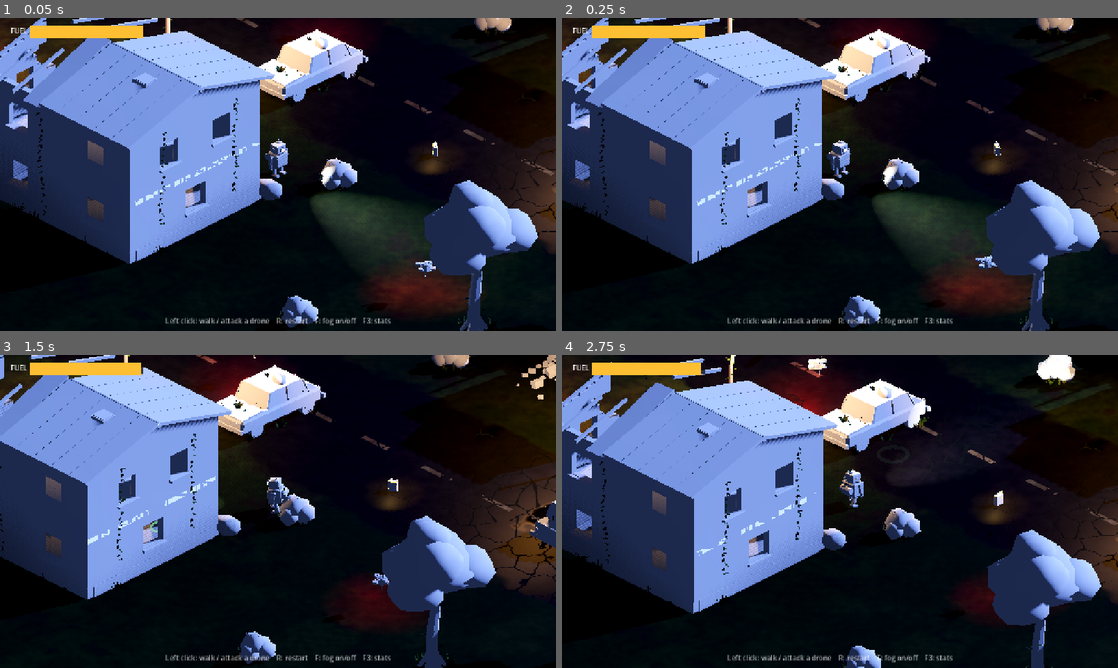
Above: before the commit, frames 1-4 (two rows, left to right).
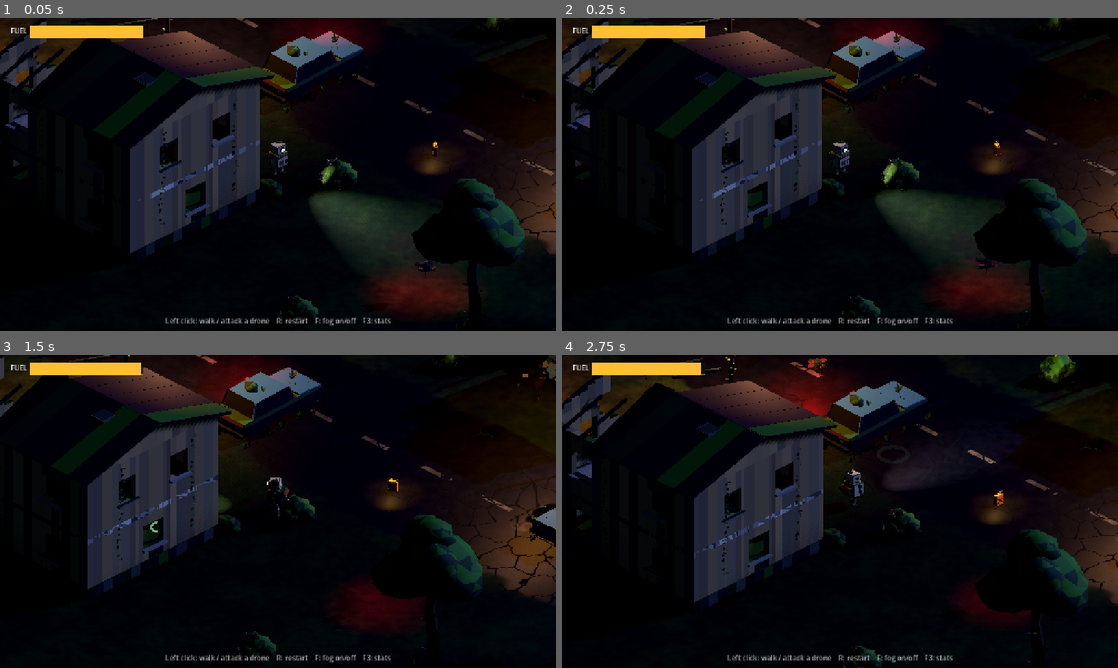
Above: after the commit, the same moments.

Repository: Oaken78/scavenger-3d
Game: Godot game, scene res://scenes/main.tscn
Same seed, same stepped clock (60 frames per second), same inputs: the game is played once before the commit and once after it.
Inputs (mouse positions are in pixels of both pictures, inside the frame that each line leads up to):
- Up to frame 1 (0.05 s): no input
- Up to frame 2 (0.25 s): no input
- Up to frame 3 (1.5 s): tap Enter at 0.5 s; move the mouse to (400, 495) at 0.52 s; hold F (toggle_fog) 0.53-1.25 s; click (400, 495) at 0.67 s; drag from (166, 527) to (250, 574) at 1.27 s
- Up to frame 4 (2.75 s): move the mouse to (895, 442) at 2.02 s; tap Alt at 2.1 s; click (895, 442) at 2.17 s

The runs differ from the first frame. In frame 1, 37% of the frame differs, in the area x 0-100%, y 0-100%; in frame 2, 38%; in frame 3, 34%; in frame 4, 38%.

Commit message:
art(scavenger-3d): T02 round 2, the A01 models in the 3D street
- Models: vertex colours shown (the imported sc_* materials had the flag off; a shared copy per material
  with vertex_color_use_as_albedo on). Glowing sc_emit_* parts cast no shadow (they enclose their lights).
- Lights hang on the models' anchor empties: robot "headlight" (follows the head), drone "eye_light",
  lamp and campfire "light"; the lamp_light_offset guess is gone. Stand-ins carry the same anchors.
- Props use rotation_degrees.y = rot (A01 and the 2D pre-renders); footprints are symmetric, so the
  sim's blocking is unchanged.
- Review fixes: the headlamp fade uses a writable surface material (no null on imported meshes);
  FPS readout = 1000 / average ms; the robot idles on tank_stable.
- Ground shader cuts a hole over the subway stairwell.
- Look round: moon 0.9 -> 0.65; the dead headlamp darkens.

Scenario changes (old -> new, why):
- boot.json: assert_node "Robot/Headlight" -> assert_prop headlight_on == true (the light now hangs on
  the model's head anchor, so its node path depends on the model; the property checks the same thing).
New: out_of_fuel_restart (fuel 0.5 -> outcome out_of_fuel, 0 errors, restart -> running, fuel > 99).
Unit test test_layout_rot_matches_sim_footprint_rotation -> test_layout_rot_covers_the_same_footprint_as_the_sim
(the rotation sign changed to the A01 convention; the test now checks what the sim needs, the footprint extents).

Tier 2 scoped (dirty, before this commit): VERIFY-SCOPED tier=2 result=PASS, tests=21 failures=0,
SMOKE boot/play_loop/perf_street/out_of_fuel_restart PASS errors=0.

Co-Authored-By: Claude Opus 5.5 <noreply@anthropic.com>

Diff:
--- a/scripts/flicker_light.gd
+++ b/scripts/flicker_light.gd
@@ -21,7 +21,8 @@
 var _t := 0.0
 var _stutter_left := 0.0
 var _rng := RandomNumberGenerator.new()
-var _glow_base := -1.0
+var _glow_base := 1.0
+var _glow_mat: StandardMaterial3D
 
 
 func _ready() -> void:
@@ -50,11 +51,10 @@
 func _dim_glow(f: float) -> void:
 	if glow_mesh == null:
 		return
-	var mat := glow_mesh.material_override as StandardMaterial3D
-	if mat == null:
-		return
-	if _glow_base < 0.0:
-		mat = mat.duplicate()
-		glow_mesh.material_override = mat
-		_glow_base = mat.emission_energy_multiplier
-	mat.emission_energy_multiplier = _glow_base * clampf(f, 0.05, 1.5)
+	if _glow_mat == null:
+		_glow_mat = ModelFactory.writable_material(glow_mesh)
+		if _glow_mat == null:
+			glow_mesh = null
+			return
+		_glow_base = _glow_mat.emission_energy_multiplier
+	_glow_mat.emission_energy_multiplier = _glow_base * clampf(f, 0.05, 1.5)
--- a/scripts/hud.gd
+++ b/scripts/hud.gd
@@ -82,7 +82,7 @@
 	if _stats.visible:
 		_stats.text = "%.1f ms  %d FPS  %d draw calls" % [
 			_ms_avg,
-			Engine.get_frames_per_second(),
+			roundi(1000.0 / maxf(_ms_avg, 0.001)),
 			Performance.get_monitor(Performance.RENDER_TOTAL_DRAW_CALLS_IN_FRAME),
 		]
 
--- a/scripts/main.gd
+++ b/scripts/main.gd
@@ -21,7 +21,7 @@
 
 @export_group("Moon")
 @export var moon_color: Color = Color(0.5, 0.6, 1.0)
-@export var moon_energy: float = 0.9
+@export var moon_energy: float = 0.65
 ## Moon direction as Euler degrees; a low moon behind the houses throws long shadows towards the camera.
 @export var moon_rotation: Vector3 = Vector3(-28, 160, 0)
 @export var ambient_color: Color = Color(0.22, 0.28, 0.45)
@@ -45,12 +45,14 @@
 @export var lamp_color: Color = Color(1.0, 0.68, 0.35)
 @export var lamp_energy: float = 8.0
 @export var lamp_range: float = 12.0
-## Light position relative to a lamp's origin (rotated with the prop); the bulb hangs off the arm.
-@export var lamp_light_offset: Vector3 = Vector3(0.6, -0.1, 0.0)
 @export var fire_color: Color = Color(1.0, 0.45, 0.12)
 @export var fire_energy: float = 4.0
 @export var fire_range: float = 8.0
 @export var lamp_fog: float = 1.5
+
+## The subway stairwell opening in the prop's local x, z (the ground is cut away there).
+@export var stair_hole_min: Vector2 = Vector2(-1.3, -2.7)
+@export var stair_hole_max: Vector2 = Vector2(1.3, 2.6)
 
 @export_group("Drones and canisters")
 @export var eye_color: Color = Color(1.0, 0.08, 0.04)
@@ -104,6 +106,10 @@
 var robot_z: float:
 	get:
 		return sim.robot_pos.y
+## True while the robot's headlight shines (it fades out at fuel 0).
+var headlight_on: bool:
+	get:
+		return _headlight != null and _headlight.is_inside_tree() and _headlight.light_energy > 0.01
 var clicks_handled: int = 0
 var fog_on: bool = true
 
@@ -120,6 +126,7 @@
 var _headlight: SpotLight3D
 var _robot_glow: MeshInstance3D
 var _drones: Array = []  ## {node, visual, anim, eye}
+var _ground_mat: ShaderMaterial
 var _occluders: Array = []  ## {node, box: AABB (prop local), meshes: Array, fade: float}
 var _canisters: Array = []  ## Node3D per sim canister
 var _marker: MeshInstance3D
@@ -300,6 +307,7 @@
 	mi.material_override = mat
 	mi.position = Vector3((b[0] + b[2]) * 0.5, 0.0, (b[1] + b[3]) * 0.5)
 	add_child(mi)
+	_ground_mat = mat
 
 
 func _build_props() -> void:
@@ -321,6 +329,8 @@
 		if p.has("light"):
 			_add_prop_light(node, visual, str(p["light"]), fp)
 		_add_occluder(node, visual, asset, fp)
+		if asset == "subway_entrance":
+			_cut_stair_hole(node)
 		i += 1
 
 
@@ -328,26 +338,40 @@
 	var light := FlickerLight.new()
 	light.name = "Light"
 	light.shadow_enabled = true
-	light.glow_mesh = visual.find_child("Glow", true, false) as MeshInstance3D
+	light.glow_mesh = ModelFactory.find_glow(visual)
 	var h := float(fp.get("light_height", 1.0))
+	# The model's "light" empty marks the bulb or the fire; without one, straight up at light_height.
+	var anchor := ModelFactory.find_anchor(visual, "light")
+	var at := anchor.position if anchor != null else Vector3(0, h, 0)
 	if kind == "fire":
 		light.light_color = fire_color
 		light.base_energy = fire_energy
 		light.omni_range = fire_range
 		light.wobble = 0.35
 		light.wobble_speed = 3.0
-		light.position = Vector3(0, h, 0)
 	else:
 		light.light_color = lamp_color
 		light.base_energy = lamp_energy
 		light.omni_range = lamp_range
-		light.position = Vector3(0, h, 0) + lamp_light_offset
 		if kind == "lamp_flicker":
 			light.stutter_rate = 0.35
 			light.wobble = 0.05
 	light.omni_attenuation = 1.2
 	light.light_volumetric_fog_energy = lamp_fog
-	node.add_child(light)
+	if anchor != null:
+		anchor.add_child(light)
+	else:
+		light.position = at
+		visual.add_child(light)
+
+
+## Opens the ground over the subway stairwell (A01: local x -1.3..1.3, z -2.7..2.6, rotated with the prop).
+func _cut_stair_hole(node: Node3D) -> void:
+	var a := node.transform * Vector3(stair_hole_min.x, 0, stair_hole_min.y)
+	var c := node.transform * Vector3(stair_hole_max.x, 0, stair_hole_max.y)
+	_ground_mat.set_shader_parameter("hole_enabled", true)
+	_ground_mat.set_shader_parameter("hole_min", Vector2(minf(a.x, c.x), minf(a.z, c.z)))
+	_ground_mat.set_shader_parameter("hole_max", Vector2(maxf(a.x, c.x), maxf(a.z, c.z)))
 
 
 ## Tall props get a box (prop local) used to fade them while they hide the robot.
@@ -392,10 +416,9 @@
 	_robot_visual = ModelFactory.build("robot", fp)
 	_robot.add_child(_robot_visual)
 	_robot_anim = ModelFactory.find_anim_player(_robot_visual)
-	_robot_glow = _robot_visual.find_child("Glow", true, false) as MeshInstance3D
+	_robot_glow = ModelFactory.find_glow(_robot_visual)
 	_headlight = SpotLight3D.new()
 	_headlight.name = "Headlight"
-	_headlight.position = Vector3(0.35, float(fp.get("headlight_height", 1.1)), 0)
 	_headlight.rotation_degrees = Vector3(-headlight_tilt, -90.0, 0)  # -Z of the light -> +X of the robot
 	_headlight.light_color = headlight_color
 	_headlight.light_energy = headlight_energy
@@ -405,7 +428,14 @@
 	_headlight.spot_angle_attenuation = 1.5
 	_headlight.shadow_enabled = true
 	_headlight.light_volumetric_fog_energy = headlight_fog
-	_robot.add_child(_headlight)
+	# On the model's "headlight" empty (just outside the head, so the head casts no shadow on it): the light
+	# follows the head through the animations.
+	var anchor := ModelFactory.find_anchor(_robot_visual, "headlight")
+	if anchor != null:
+		anchor.add_child(_headlight)
+	else:
+		_headlight.position = Vector3(0.35, float(fp.get("headlight_height", 1.1)), 0)
+		_robot.add_child(_headlight)
 
 
 func _build_drones() -> void:
@@ -426,8 +456,12 @@
 		eye.light_energy = eye_energy
 		eye.omni_range = eye_range
 		eye.shadow_enabled = false
-		eye.position = Vector3(0.45, 0.0, 0.0)
-		visual.add_child(eye)
+		var eye_anchor := ModelFactory.find_anchor(visual, "eye_light")
+		if eye_anchor != null:
+			eye_anchor.add_child(eye)
+		else:
+			eye.position = Vector3(0.45, 0.0, 0.0)
+			visual.add_child(eye)
 		var anim := ModelFactory.find_anim_player(visual)
 		_play(anim, "hover", true)
 		_drones.append({"node": node, "visual": visual, "anim": anim, "eye": eye})
@@ -537,7 +571,9 @@
 
 
 func _animate_robot() -> void:
-	match sim.robot_anim:
+	# The sim stops on tank_stable with the last anim (often walk): stand still then.
+	var state := "idle" if sim.outcome == "tank_stable" else sim.robot_anim
+	match state:
 		"walk":
 			_play(_robot_anim, "walk", true)
 		"attack":
@@ -590,10 +626,10 @@
 func _power_down() -> void:
 	var tw := create_tween().set_parallel(true)
 	tw.tween_property(_headlight, "light_energy", 0.0, headlight_fade_time)
-	if _robot_glow != null:
-		var m := (_robot_glow.material_override as StandardMaterial3D).duplicate() as StandardMaterial3D
-		_robot_glow.material_override = m
+	var m := ModelFactory.writable_material(_robot_glow)
+	if m != null:
 		tw.tween_property(m, "emission_energy_multiplier", 0.0, headlight_fade_time)
+		tw.tween_property(m, "albedo_color", Color(0.08, 0.08, 0.08), headlight_fade_time)
 
 
 ## A short orange flash where a drone dies.
--- a/scripts/model_factory.gd
+++ b/scripts/model_factory.gd
@@ -19,6 +19,9 @@
 	"robot": Color(0.62, 0.6, 0.52),
 }
 
+## Imported material -> its copy with vertex colours shown (shared by all instances).
+static var _vcol_cache := {}
+
 
 ## The visual node for an asset. footprint is the layout's footprint entry for it.
 static func build(asset: String, footprint: Dictionary) -> Node3D:
@@ -28,7 +31,7 @@
 			var inst := scene.instantiate() as Node3D
 			if inst != null:
 				inst.name = "Model"
-				_cast_shadows(inst)
+				_prepare_model(inst)
 				return inst
 	return _stand_in(asset, footprint)
 
@@ -44,11 +47,77 @@
 	return null
 
 
-static func _cast_shadows(node: Node) -> void:
-	if node is GeometryInstance3D:
-		(node as GeometryInstance3D).cast_shadow = GeometryInstance3D.SHADOW_CASTING_SETTING_ON
+## A light anchor empty (models: robot "headlight", drone "eye_light", lamp and campfire "light"), or null.
+static func find_anchor(visual: Node, anchor_name: String) -> Node3D:
+	return visual.find_child(anchor_name, true, false) as Node3D
+
+
+## The emissive part (stand-in "Glow", or a model mesh with an sc_emit_* material), or null.
+static func find_glow(visual: Node) -> MeshInstance3D:
+	var glow := visual.find_child("Glow", true, false) as MeshInstance3D
+	if glow != null:
+		return glow
+	for n in visual.find_children("*", "MeshInstance3D", true, false):
+		if _is_emissive(n as MeshInstance3D):
+			return n
+	return null
+
+
+## A material of mi that may be changed without touching other instances (emission fades, flicker).
+static func writable_material(mi: MeshInstance3D) -> StandardMaterial3D:
+	if mi == null:
+		return null
+	var mat := mi.material_override as StandardMaterial3D
+	if mat != null:
+		mat = mat.duplicate()
+		mi.material_override = mat
+		return mat
+	if mi.mesh == null or mi.mesh.get_surface_count() == 0:
+		return null
+	mat = mi.get_active_material(0) as StandardMaterial3D
+	if mat == null:
+		return null
+	mat = mat.duplicate()
+	mi.set_surface_override_material(0, mat)
+	return mat
+
+
+static func _is_emissive(mi: MeshInstance3D) -> bool:
+	if mi.mesh == null:
+		return false
+	for i in mi.mesh.get_surface_count():
+		var mat := mi.mesh.surface_get_material(i)
+		if mat != null and mat.resource_name.begins_with("sc_emit_"):
+			return true
+	return false
+
+
+## Shadows on, except glowing parts (they sit around their own light); vertex colours shown as albedo
+## (the A01 materials are vertex-colour based but import with the flag off).
+static func _prepare_model(node: Node) -> void:
+	if node is MeshInstance3D:
+		var mi := node as MeshInstance3D
+		var emissive := _is_emissive(mi)
+		mi.cast_shadow = (
+			GeometryInstance3D.SHADOW_CASTING_SETTING_OFF if emissive
+			else GeometryInstance3D.SHADOW_CASTING_SETTING_ON
+		)
+		if mi.mesh != null:
+			for i in mi.mesh.get_surface_count():
+				var mat := mi.mesh.surface_get_material(i) as StandardMaterial3D
+				var has_color: bool = (mi.mesh.surface_get_format(i) & Mesh.ARRAY_FORMAT_COLOR) != 0
+				if mat != null and has_color and not mat.vertex_color_use_as_albedo:
+					mi.set_surface_override_material(i, _vcol_variant(mat))
 	for c in node.get_children():
-		_cast_shadows(c)
+		_prepare_model(c)
+
+
+static func _vcol_variant(mat: StandardMaterial3D) -> StandardMaterial3D:
+	if not _vcol_cache.has(mat):
+		var m := mat.duplicate() as StandardMaterial3D
+		m.vertex_color_use_as_albedo = true
+		_vcol_cache[mat] = m
+	return _vcol_cache[mat]
 
 
 static func _stand_in(asset: String, fp: Dictionary) -> Node3D:
@@ -62,21 +131,25 @@
 			_box(root, Vector3(0.8, 1.0, 0.7), Vector3(0, 0.6, 0), col)
 			_box(root, Vector3(0.5, 0.35, 0.5), Vector3(0, 1.25, 0), col.darkened(0.15))
 			_box(root, Vector3(0.3, 0.25, 0.75), Vector3(-0.05, 0.25, 0), Color(0.18, 0.3, 0.12))
-			_glow(root, Vector3(0.08, 0.14, 0.14), Vector3(0.27, 1.2, 0), Color(1.0, 0.95, 0.8), 4.0, false)
+			_glow(root, Vector3(0.08, 0.14, 0.14), Vector3(0.27, 1.2, 0), Color(1.0, 0.95, 0.8), 4.0, true)
+			_anchor(root, "headlight", Vector3(0.33, 1.1, 0))
 		"scrap_drone":
 			# Built around y = 0: the presentation lifts the drone to its hover height (models alike).
 			_box(root, Vector3(0.6, 0.35, 0.6), Vector3(0, 0, 0), col)
 			_box(root, Vector3(0.9, 0.06, 0.2), Vector3(0, 0.2, 0), col.darkened(0.3))
-			_glow(root, Vector3(0.1, 0.12, 0.12), Vector3(0.31, 0, 0), Color(1.0, 0.1, 0.05), 6.0, false)
+			_glow(root, Vector3(0.1, 0.12, 0.12), Vector3(0.31, 0, 0), Color(1.0, 0.1, 0.05), 6.0, true)
+			_anchor(root, "eye_light", Vector3(0.4, 0, 0))
 		"fuel_canister":
 			_box(root, Vector3(0.36, 0.48, 0.18), Vector3(0, 0.24, 0), col)
 		"street_lamp":
 			_cylinder(root, 0.09, 4.3, Vector3(0, 2.15, 0), col)
-			_box(root, Vector3(0.8, 0.08, 0.1), Vector3(0.35, 4.3, 0), col)
-			_glow(root, Vector3(0.3, 0.12, 0.25), Vector3(0.6, 4.22, 0), Color(1.0, 0.7, 0.35), 6.0, true)
+			_box(root, Vector3(0.1, 0.08, 1.2), Vector3(0, 4.3, -0.55), col)
+			_glow(root, Vector3(0.25, 0.12, 0.3), Vector3(0, 4.22, -1.1), Color(1.0, 0.7, 0.35), 6.0, true)
+			_anchor(root, "light", Vector3(0, 4.1, -1.1))
 		"campfire":
 			_cylinder(root, 0.6, 0.2, Vector3(0, 0.1, 0), col)
 			_glow(root, Vector3(0.6, 0.15, 0.6), Vector3(0, 0.22, 0), Color(1.0, 0.4, 0.08), 8.0, true)
+			_anchor(root, "light", Vector3(0, 0.6, 0))
 		"tree":
 			_cylinder(root, 0.25, 3.0, Vector3(0, 1.5, 0), Color(0.24, 0.18, 0.12))
 			_sphere(root, 2.0, Vector3(0, 4.0, 0), col)
@@ -87,6 +160,13 @@
 			var sz := maxf(float(size[1]), 0.3)
 			_box(root, Vector3(sx, height, sz), Vector3(0, height * 0.5, 0), col)
 	return root
+
+
+static func _anchor(root: Node3D, anchor_name: String, pos: Vector3) -> void:
+	var n := Node3D.new()
+	n.name = anchor_name
+	n.position = pos
+	root.add_child(n)
 
 
 static func _material(col: Color) -> StandardMaterial3D:
--- a/scripts/view_math.gd
+++ b/scripts/view_math.gd
@@ -20,9 +20,11 @@
 	return -heading
 
 
-## Layout prop rotation (degrees about +y, x towards z) as rotation.y.
+## Layout prop rotation (degrees about +y) as rotation.y. The A01 models (and the 2D pre-renders) use
+## rotation_degrees.y = rot. Footprints are centred rectangles at multiples of 90 degrees, so the sim's blocking
+## is the same whichever way rot turns.
 static func layout_rot_to_rot_y(rot_deg: float) -> float:
-	return -deg_to_rad(rot_deg)
+	return deg_to_rad(rot_deg)
 
 
 ## Where a ray meets the horizontal plane at height y; null when it runs parallel or points away.
--- a/shaders/ground.gdshader
+++ b/shaders/ground.gdshader
@@ -28,6 +28,11 @@
 uniform float crack_scale = 0.9;
 // Softness of the road edge where moss creeps over, metres.
 uniform float edge_soft = 1.2;
+
+// A hole in the ground (world x, z rectangle) where the subway stairs go down; off when hole_enabled is false.
+uniform bool hole_enabled = false;
+uniform vec2 hole_min = vec2(0.0);
+uniform vec2 hole_max = vec2(0.0);
 
 varying vec3 world_pos;
 
@@ -77,6 +82,9 @@
 
 void fragment() {
 	vec2 p = world_pos.xz;
+	if (hole_enabled && all(greaterThan(p, hole_min)) && all(lessThan(p, hole_max))) {
+		discard;
+	}
 	// Distance to the road centre segment.
 	vec2 ab = road_to - road_from;
 	float t = clamp(dot(p - road_from, ab) / dot(ab, ab), 0.0, 1.0);
--- a/test/scenarios/boot.json
+++ b/test/scenarios/boot.json
@@ -5,7 +5,7 @@
   "steps": [
     {"expect_signal": {"node": ".", "signal": "level_started", "timeout_frames": 300}},
     {"assert_node": "Robot", "exists": true},
-    {"assert_node": "Robot/Headlight", "exists": true},
+    {"assert_prop": {"node": ".", "prop": "headlight_on", "op": "==", "value": true}},
     {"wait_frames": 30},
     {"screenshot": "boot"},
     {"assert_no_errors": true}
--- /dev/null
+++ b/test/scenarios/out_of_fuel_restart.json
@@ -0,0 +1,18 @@
+{
+  "scene": "res://scenes/main.tscn",
+  "seed": 1234,
+  "timeout_frames": 3600,
+  "steps": [
+    {"expect_signal": {"node": ".", "signal": "level_started", "timeout_frames": 300}},
+    {"set_prop": {"node": ".", "prop": "fuel", "value": 0.5}},
+    {"wait_frames": 120},
+    {"assert_prop": {"node": ".", "prop": "outcome", "op": "==", "value": "out_of_fuel"}},
+    {"screenshot": "out_of_fuel"},
+    {"assert_no_errors": true},
+    {"action_press": "restart", "frames": 2},
+    {"wait_frames": 10},
+    {"assert_prop": {"node": ".", "prop": "outcome", "op": "==", "value": "running"}},
+    {"assert_prop": {"node": ".", "prop": "fuel", "op": ">", "value": 99.0}},
+    {"assert_no_errors": true}
+  ]
+}
--- a/test/unit/test_view_math.gd
+++ b/test/unit/test_view_math.gd
@@ -13,11 +13,12 @@
 	assert_almost_eq(b * Vector3.RIGHT, Vector3(0, 0, 1), Vector3.ONE * 0.001)
 
 
-func test_layout_rot_matches_sim_footprint_rotation() -> void:
-	# The sim rotates a footprint's local x by rot towards +z; the 3D prop must agree.
+func test_layout_rot_covers_the_same_footprint_as_the_sim() -> void:
+	# The sim's blocking rectangle at rot 90 spans the size's x along z; the rotated 3D prop must too.
 	var b := Basis(Vector3.UP, ViewMath.layout_rot_to_rot_y(90.0))
-	var local_x := Vector2(1, 0).rotated(deg_to_rad(90.0))
-	assert_almost_eq(b * Vector3.RIGHT, Vector3(local_x.x, 0, local_x.y), Vector3.ONE * 0.001)
+	var half_x := b * Vector3(2.0, 0, 0)  # a footprint 4 m along local x
+	assert_almost_eq(absf(half_x.z), 2.0, 0.001)
+	assert_almost_eq(absf(half_x.x), 0.0, 0.001)
 
 
 func test_sim_and_world_round_trip() -> void:
